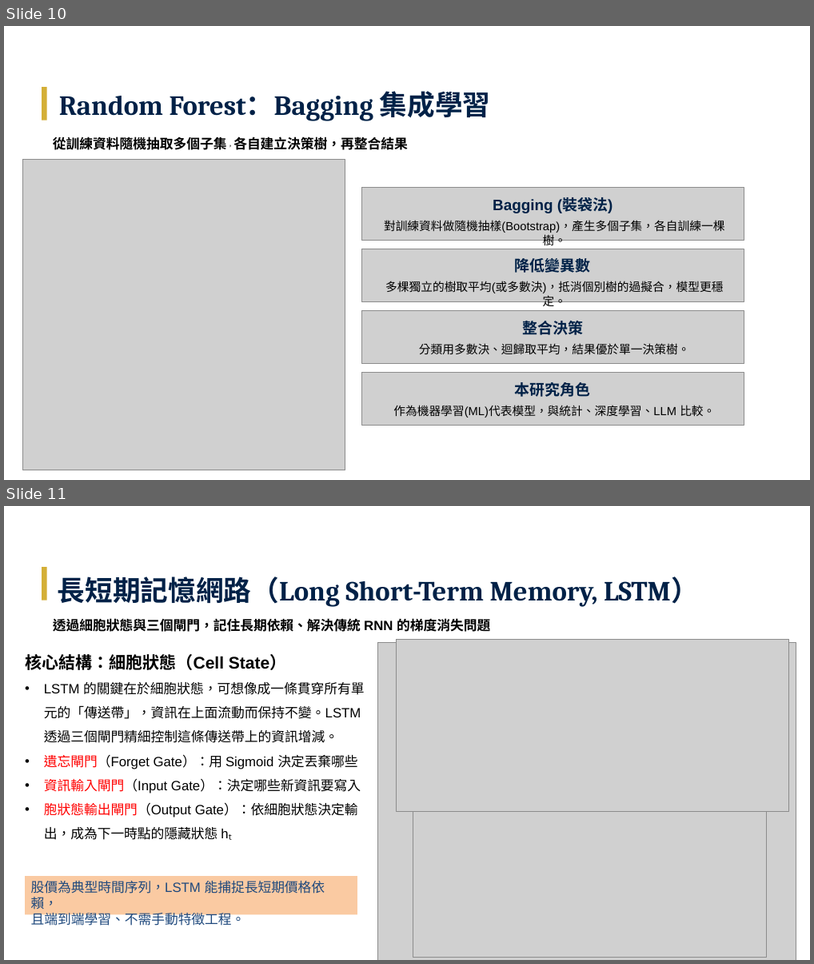
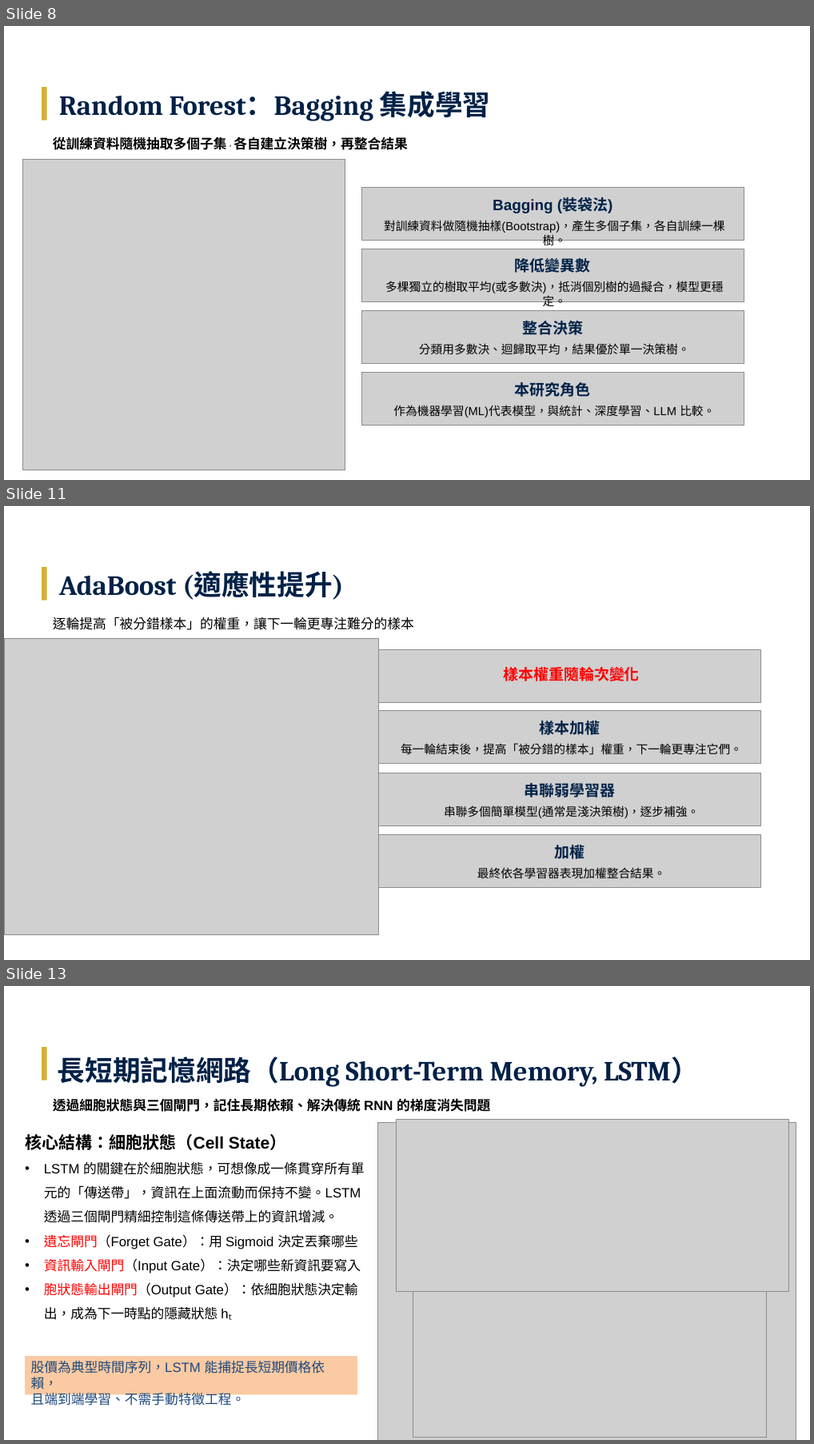
Before and after one commit to Tzu-Lin/ETF-AI-Project, a slide deck: 林子瑜-LLM_ETF_修訂四版_v20260608.pptx. Shown one above the other, each under a label of ours: slides 10 and 11 before the commit, slides 8, 11 and 13 after it; the slides between them are not shown. The pictures are 814x964 and 814x1444 pixels, drawn with LibreOffice and Linux fonts; fonts in the diff are those of the drawing; grey boxes stand for pictures. Boxes give left, top, right and bottom in pixels: in the first picture for what was removed or moved away, otherwise in the second. Text is boxed around its words. In the diff, an @@ line names an element or a change of style, - is before the commit and + after.

```diff
--- a/林子瑜-LLM_ETF_修訂四版_v20260608.pptx
+++ b/林子瑜-LLM_ETF_修訂四版_v20260608.pptx
@@ slide 11 added at box(4, 506, 810, 960), background #FFFFFF @@
@@ rectangle added at box(42, 567, 46, 600), fill #D4AF37 @@
@@ text added at box(59, 571, 344, 600), 33 pt, text #002147, bold @@
+AdaBoost (適應性提升)
@@ text added at box(53, 616, 414, 630), 16 pt, text #000000 @@
+逐輪提高「被分錯樣本」的權重，讓下一輪更專注難分的樣本
@@ picture added at box(4, 639, 379, 934) @@
@@ picture added at box(379, 650, 762, 703) @@
@@ text added at box(504, 667, 640, 681), 18 pt, text #FF0000, bold @@
+樣本權重隨輪次變化
@@ picture added at box(379, 711, 762, 763) @@
@@ text added at box(540, 720, 601, 735), 18 pt, text #002147, bold @@
+樣本加權
@@ text added at box(401, 743, 742, 755), 14 pt, text #000000 @@
+每一輪結束後，提高「被分錯的樣本」權重，下一輪更專注它們。
@@ picture added at box(379, 772, 762, 825) @@
@@ text added at box(525, 780, 615, 800), 18 pt, text #002147, bold @@
+串聯弱學習器
@@ text added at box(444, 805, 699, 818), 14 pt, text #000000 @@
+串聯多個簡單模型(通常是淺決策樹)，逐步補強。
@@ picture added at box(379, 835, 762, 887) @@
@@ text added at box(555, 844, 586, 859), 18 pt, text #002147, bold @@
+加權
@@ text added at box(478, 867, 666, 879), 14 pt, text #000000 @@
+最終依各學習器表現加權整合結果。
@@ what was slide 10 is now slide 8 @@
@@ what was slide 11 is now slide 13 @@
```
Also in this commit, not shown: 4 slides changed, 5 other slides added, 5 slides removed.
